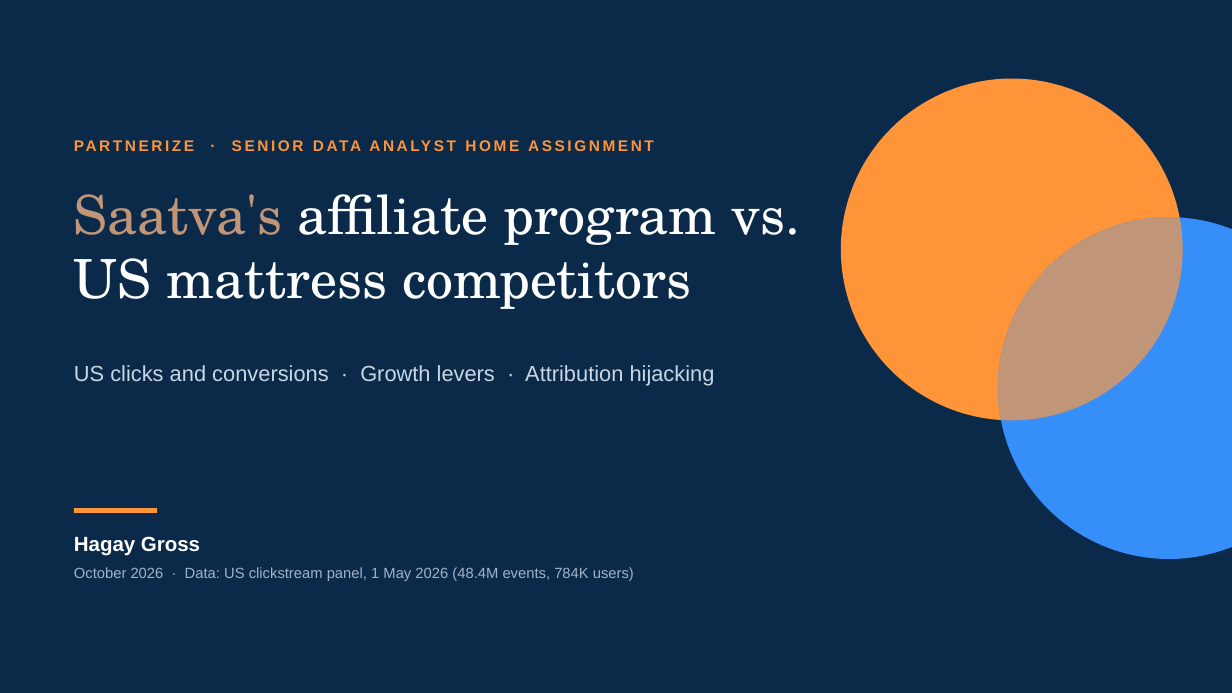
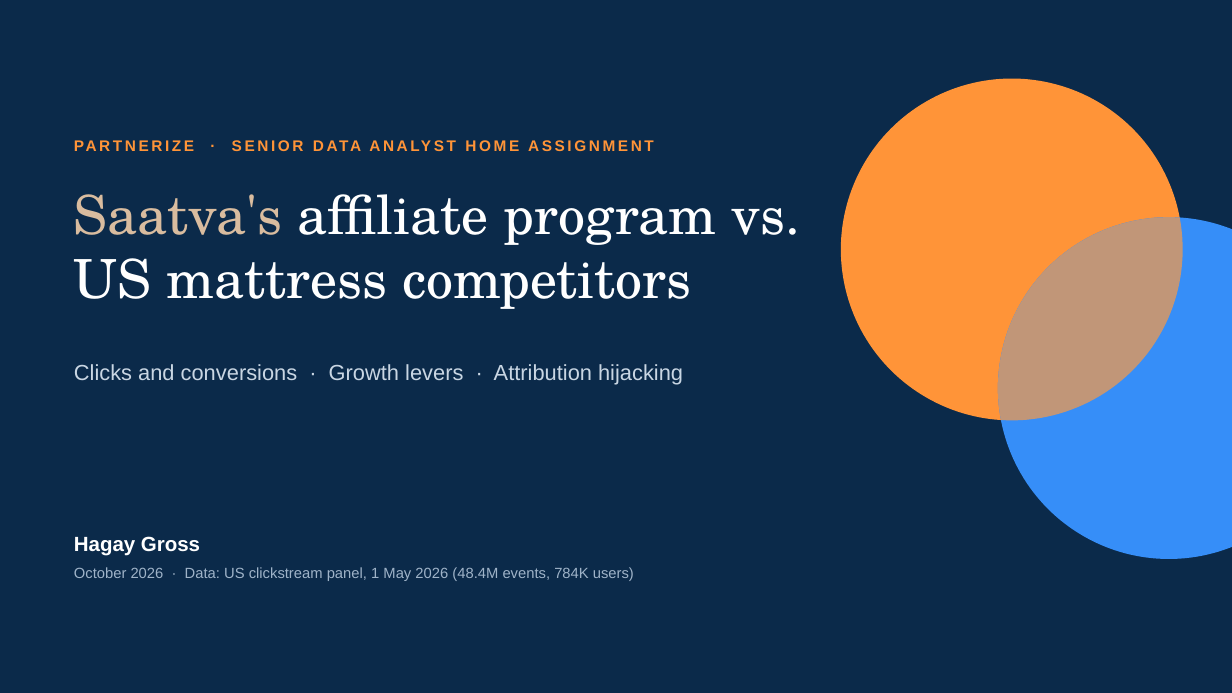
Before and after one commit to Hagaygro/partnerize-assignment, a slide deck: slide 1 of deck/saatva_affiliate_analysis.pptx. Drawn at 1232x693 pixels with LibreOffice and Linux fonts; fonts in the diff are those of the drawing. Boxes give left, top, right and bottom in pixels: in the first picture for what was removed or moved away, otherwise in the second. Text is boxed around its words. In the diff, an @@ line names an element or a change of style, - is before the commit and + after.

```diff
--- a/deck/saatva_affiliate_analysis.pptx
+++ b/deck/saatva_affiliate_analysis.pptx
@@ text "Saatva's affiliate program vs. US ..." at [74, 194, 800, 309]: text colour #C19678 to #D9BC9F in "Saatva's" @@
@@ text at [74, 364, 683, 384]: text changed @@
-US clicks and conversions · Growth levers · Attribution hijacking
+Clicks and conversions · Growth levers · Attribution hijacking
@@ rectangle removed at [74, 508, 157, 513] @@
```
Also in this commit, not shown: 6 other slides changed, 4 slides added, 10 slides removed, 1 other file.
